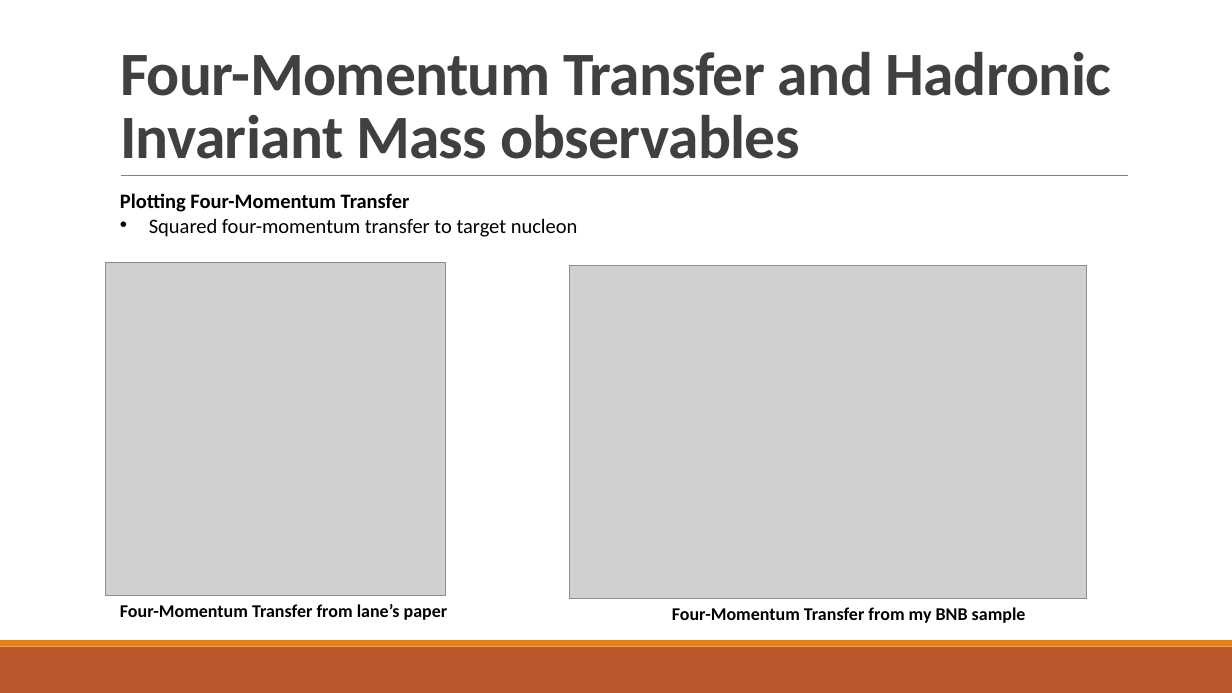
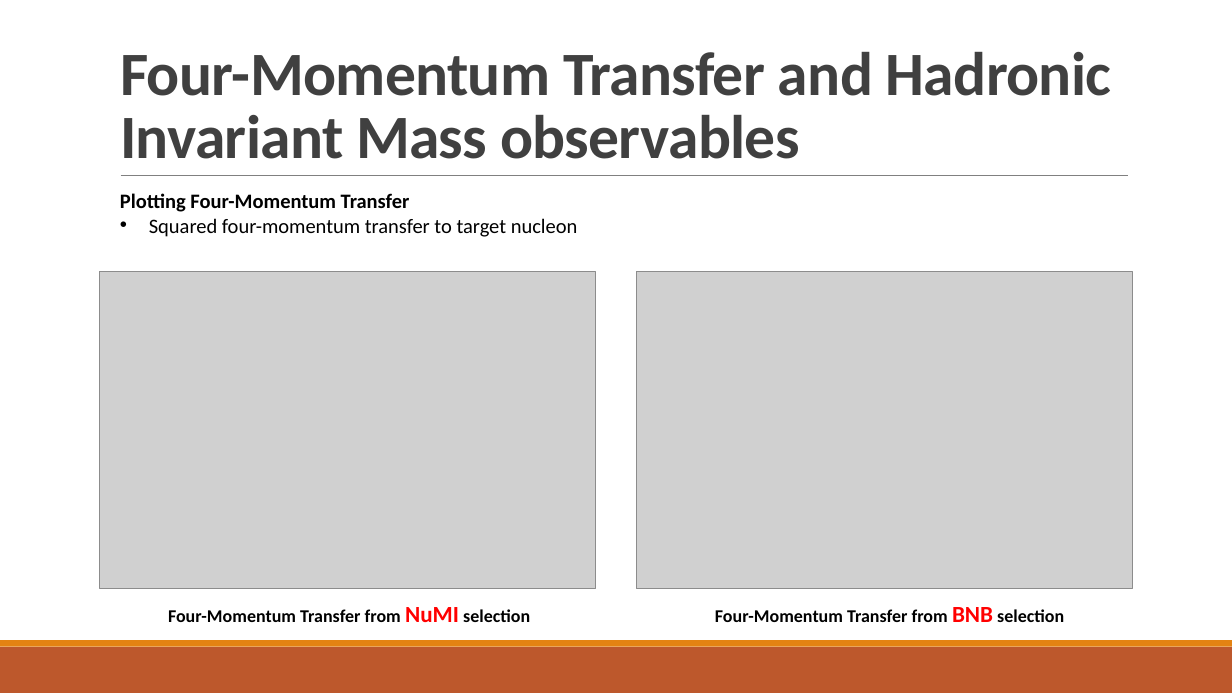
Before and after one commit to jordongalaxy-max/FYP_PYTHON_REAL, a slide deck: slide 24 of Update_Slides/FYP_Weekly_Update_Slides_12March.pptx. Drawn at 1232x693 pixels with LibreOffice and Linux fonts; fonts in the diff are those of the drawing; grey boxes stand for pictures. Boxes give left, top, right and bottom in pixels: in the first picture for what was removed or moved away, otherwise in the second. Text is boxed around its words. In the diff, an @@ line names an element or a change of style, - is before the commit and + after.

```diff
--- a/Update_Slides/FYP_Weekly_Update_Slides_12March.pptx
+++ b/Update_Slides/FYP_Weekly_Update_Slides_12March.pptx
@@ picture: place and size @@
-picture at box(105, 262, 445, 595)
+picture at box(100, 272, 596, 589)
@@ picture: place and size @@
-picture at box(569, 265, 1087, 598)
+picture at box(637, 272, 1133, 589)
@@ text at box(168, 607, 530, 622): text changed @@
-Four-Momentum Transfer from lane’s paper
+Four-Momentum Transfer from NuMI selection
@@ text at box(715, 607, 1064, 622): text changed @@
-Four-Momentum Transfer from my BNB sample
+Four-Momentum Transfer from BNB selection
```
Also in this commit, not shown: 24 other slides changed, 9 other files.
